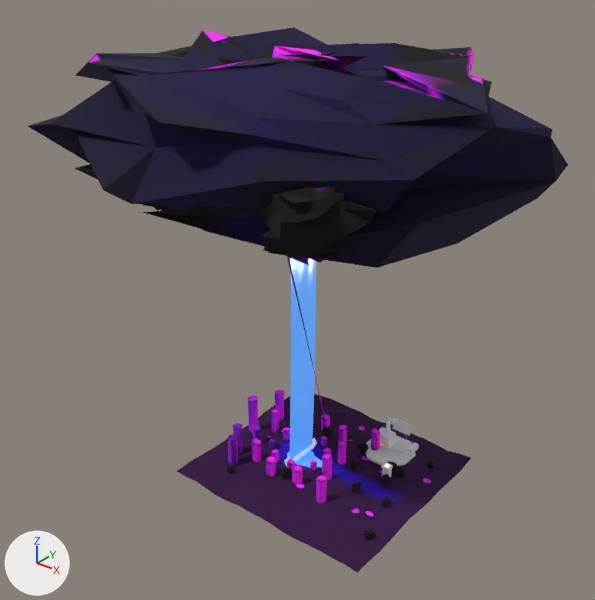
Two versions of the Blender file blender/skills-landmark-bake.blend, one commit apart.
Camera for both pictures: a 50 mm lens placed at (48.6, -64.8, 60.9), pointed at (-2.9, -0.5, 21.0). Lighting does not change. The marker at lower left points along +X, +Y and +Z. The first picture is the older version.

Objects in the first picture: 'skl_forge_merged', 'skl_ground_merged', 'skl_organics_merged', 'skl_waterfall_main' and 3 more.
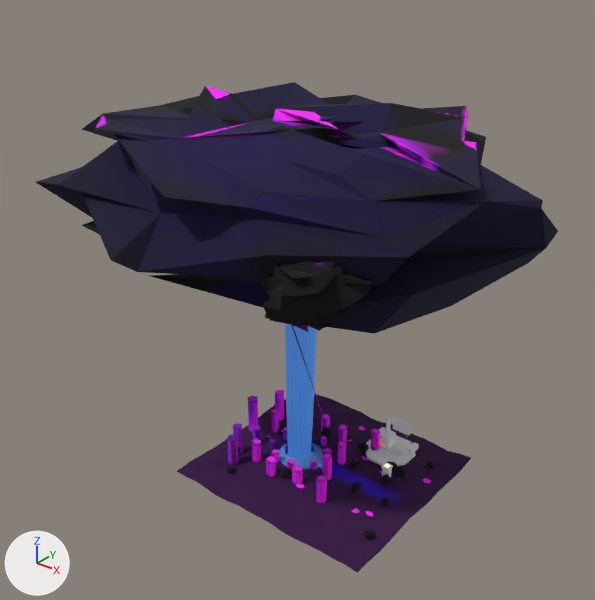
Location of each change, [x1, y1, x2, y2] in pixels of the pictures (595 x 600 px; the box of a moved part takes in the faces that stretch with it):
'skl_ground_merged', reshaped (10% shorter)
    before: [28, 27, 568, 573]
    after: [36, 82, 558, 573]
'skl_waterfall_main', reshaped, recoloured
    before: [289, 258, 316, 459]
    after: [285, 323, 317, 459]
part 1 of me_skl_plateau, moved or reshaped
    before: [28, 27, 568, 268]
    after: [36, 82, 558, 334]
part 2 of me_skl_plateau, moved or reshaped
    before: [253, 186, 376, 265]
    after: [256, 261, 373, 332]
part 3 of me_skl_plateau, moved or reshaped (not visible afterwards)
    before: [142, 204, 169, 211]
part 4 of me_skl_boulder_0, moved or reshaped (mostly hidden)
    before: [287, 257, 327, 427]
    after: [291, 325, 327, 427]

The change, as a list of edits to the scene's bpy script:
```text
Add mat_skl_waterfall_main_mat:
    mat_skl_waterfall_main_mat = principled_material('skl_waterfall_main_mat')
    mat_skl_waterfall_main_mat.base_color = (0.05, 0.2, 0.55)  # blue #3f7cc4
    mat_skl_waterfall_main_mat.roughness = 0.1
    mat_skl_waterfall_main_mat.emission_color = (0.03, 0.1, 0.3)  # blue #305995
    mat_skl_waterfall_main_mat.emission_strength = 1.0
Change me_skl_plateau:
    used by ob_skl_ground_merged; location = (0.0, 0.0, 0.0)
    remove me_skl_plateau.from_pydata(...)  # 1481 vertices, 1482 faces; spans x -32.3..22.8, y -23.7..22.9, z -0.9..47.8
    add me_skl_plateau.from_pydata(...)  # 1481 vertices, 1482 faces; spans x -32.3..22.8, y -23.7..22.9, z -0.9..41.5
    me_skl_plateau part 1: the loose piece of 182 vertices spanning x -32.3..22.8, y -23.7..22.9, z 29.4..47.8 is moved by (0.0, 0.0, -6.3)
    me_skl_plateau part 2: the loose piece of 182 vertices spanning x 3.9..15.1, y -18.4..-9.3, z 33.6..41.3 is moved by (0.0, 0.0, -6.3)
    me_skl_plateau part 3: the loose piece of 182 vertices spanning x -17.1..-9.1, y -14.7..-7.7, z 32.2..38.5 is moved by (0.0, 0.0, -6.3)
    other edits to the shape of me_skl_plateau do not show in these pictures
Change me_skl_waterfall_main_001:
    used by ob_skl_waterfall_main; location = (0.0, 0.0, 0.0)
    remove me_skl_waterfall_main_001.from_pydata(...)  # 663 vertices, 600 faces; spans x -3.3..-2.4, y -2.2..2.2, z -0.4..46.0
    remove me_skl_waterfall_main_001.materials.append(mat_skl_waterfall_main_mat_001)  # blue #59a0ed, glowing blue #457cc4
    add me_skl_waterfall_main_001.from_pydata(...)  # 620 vertices, 600 faces; spans x -4.7..-1.0, y -1.8..1.9, z -0.4..39.7
    me_skl_waterfall_main_001 part 5: 663 vertices removed from x -3.3..-2.4, y -2.2..2.2, z -0.4..46.0; 620 vertices added at x -4.7..-1.0, y -1.8..1.9, z -0.4..39.7
    add me_skl_waterfall_main_001.materials.append(mat_skl_waterfall_main_mat)  # blue #3f7cc4, glowing blue #305995
Change me_skl_boulder_0:
    used by ob_skl_organics_merged; location = (-1.5, -4.5, 0.0)
    remove me_skl_boulder_0.from_pydata(...)  # 1984 vertices, 1440 faces; spans x -9.2..14.0, y -4.0..14.0, z -0.1..36.5
    add me_skl_boulder_0.from_pydata(...)  # 1984 vertices, 1440 faces; spans x -9.2..14.0, y -4.0..14.0, z -0.1..30.2
    me_skl_boulder_0 part 4: all 500 vertices in x -8.8..3.5, y -2.0..12.9, z 27.7..36.5 are moved by (0.0, 0.0, -6.3)
```
